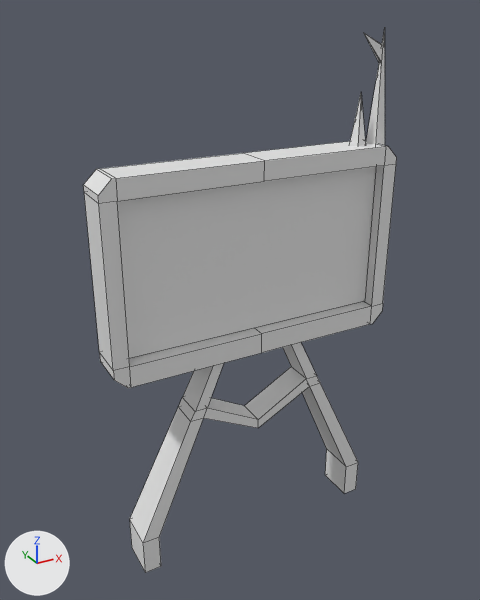
The Blender file Art/LeoArt/billboard.blend as it was, and as the next commit left it.
Rendered twice from a camera (50 mm lens) standing at (-15.2, -26.4, 26.1) and looking at (-0.4, 0.5, 12.6). Every picture has the same lights, and +X, +Y and +Z are marked at lower left. The picture after the commit comes second. Mesh edges are drawn as thin lines.
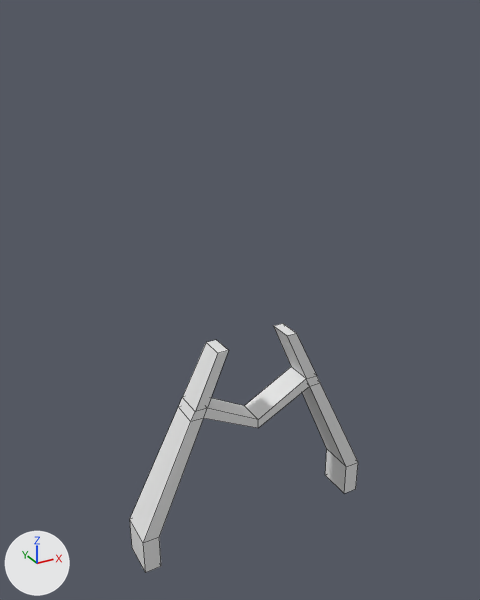
Commit message: billboard guide

What differs and where, as boxes (x1, y1, x2, y2) in the pictures (480 x 600 px):
'Cube', hidden: before (117, 167, 375, 359)
'Cube.001', hidden: before (83, 141, 397, 388)
'Cube.003', hidden: before (364, 27, 385, 145)
'Cube.004', deleted: before (349, 94, 366, 147)

Patch to the scene script:
```diff
--- a/Art/LeoArt/billboard.blend.py
+++ b/Art/LeoArt/billboard.blend.py
@@ ob_cube @@
 ob_cube.location = (0.0, 0.0, 0.0)
+ob_cube.hide_set(True)
@@ ob_cube_001 @@
 _m = ob_cube_001.modifiers.new('Mirror', 'MIRROR')
 _m.use_clip = True
+ob_cube_001.hide_set(True)
@@ ob_cube_003 @@
 ob_cube_003.location = (0.0, 0.0, 0.0)
+ob_cube_003.hide_set(True)
@@ ob_cube_004 @@
-ob_cube_004 = bpy.data.objects.new('Cube.004', me_cube_004)
-ob_cube_004.location = (-1.13, 0.0, 0.0)
```
